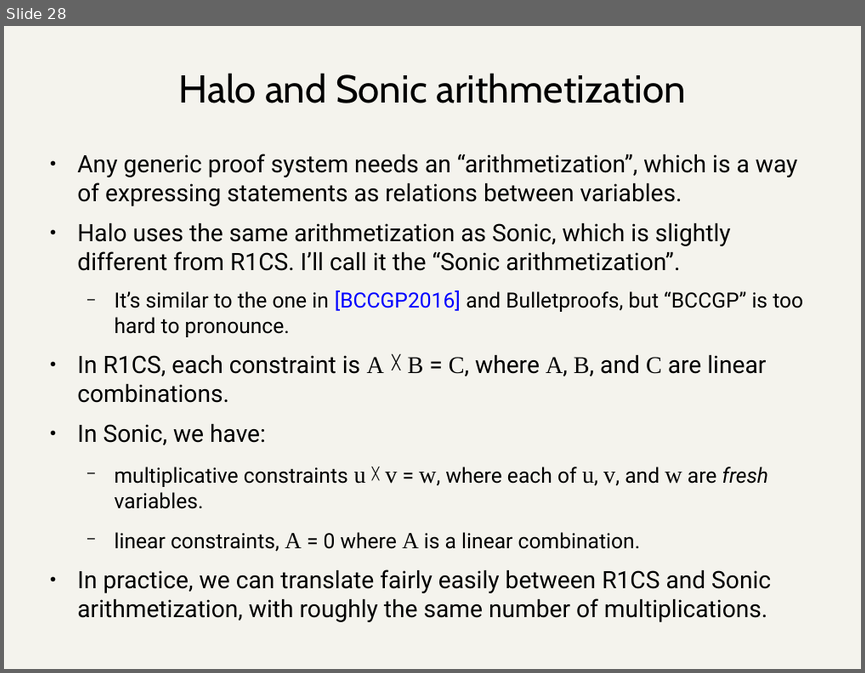
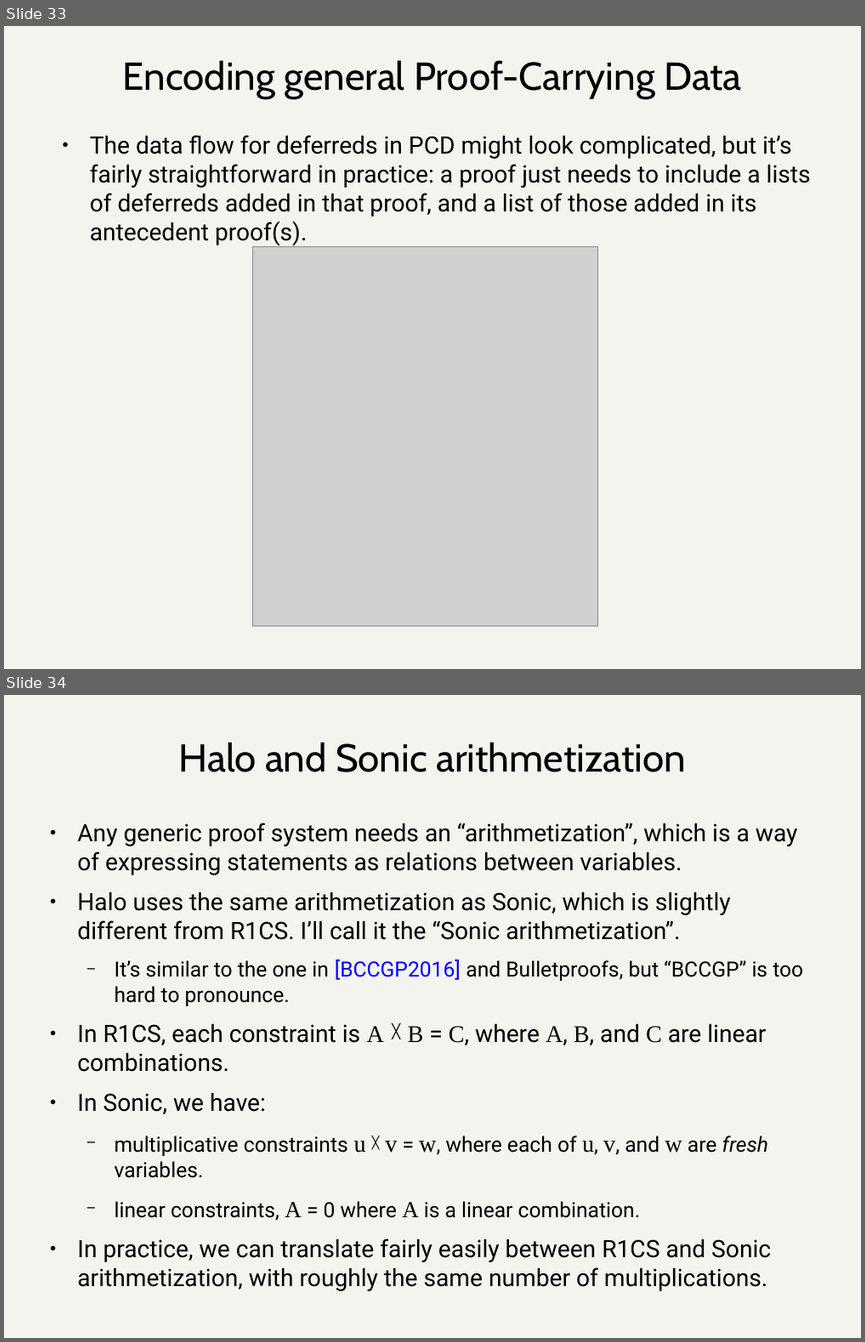
Before and after one commit to daira/halographs, a slide deck: halographs.odp. Shown one above the other, each under a label of ours: slide 28 before the commit, slides 33 and 34 after it. The pictures are 865x673 and 865x1342 pixels, drawn with LibreOffice and Linux fonts; fonts in the diff are those of the drawing; grey boxes stand for pictures. Boxes give left, top, right and bottom in pixels: in the first picture for what was removed or moved away, otherwise in the second. Text is boxed around its words. In the diff, an @@ line names an element or a change of style, - is before the commit and + after.

```diff
--- a/halographs.odp
+++ b/halographs.odp
@@ slide 33 added at (x1=4, y1=26, x2=861, y2=669), background #F4F3ED @@
@@ title added at (x1=123, y1=60, x2=742, y2=99), 36 pt, text #000000 @@
+Encoding general Proof-Carrying Data
@@ text added at (x1=90, y1=135, x2=811, y2=246), 22.2 pt, text #000000 @@
+● The data flow for deferreds in PCD might look complicated, but it’s fairly straightforward in practice: a proof just needs to include a lists of deferreds added in that proof, and a list of those added in its antecedent proof(s).
@@ picture added at (x1=253, y1=246, x2=598, y2=625) @@
@@ what was slide 28 is now slide 34 @@
```
Also in this commit, not shown: 3 slides changed, 5 other slides added, 17 other files.
